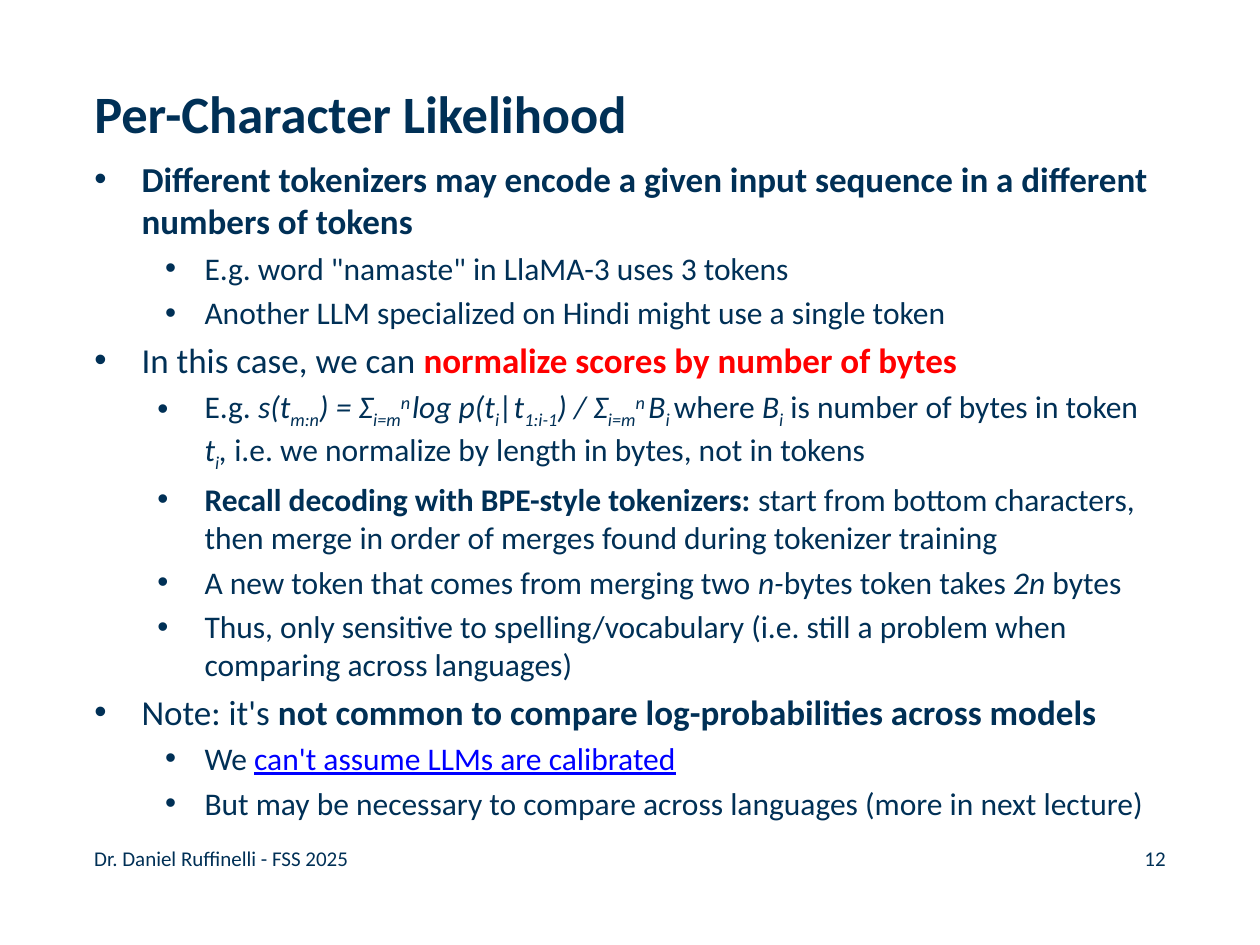
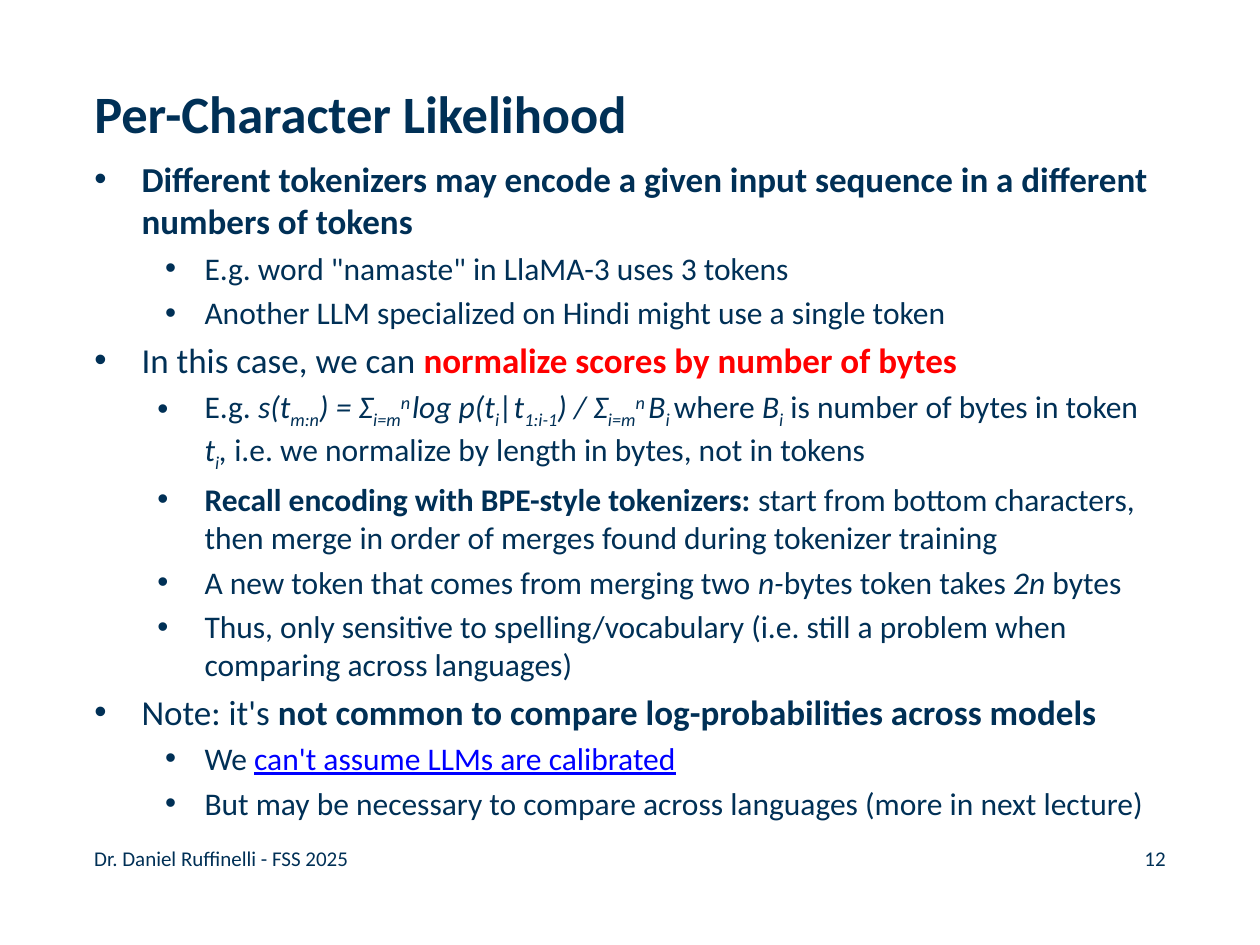
Before and after one commit to rufex2001/teaching_llms, a slide deck: slide 12 of lectures/08_nlp_applications/08_nlp_applications.pptx. Drawn at 1260x945 pixels with LibreOffice and Linux fonts; fonts in the diff are those of the drawing; background and template pictures are left out. Boxes give left, top, right and bottom in pixels: in the first picture for what was removed or moved away, otherwise in the second. Text is boxed around its words. In the diff, an @@ line names an element or a change of style, - is before the commit and + after.

Commit message:
fixed bug in slide 12 of nlp applications lecture

```diff
--- a/lectures/08_nlp_applications/08_nlp_applications.pptx
+++ b/lectures/08_nlp_applications/08_nlp_applications.pptx
@@ text at [205,489,1135,555]: text changed @@
-  • Recall decoding with BPE-style tokenizers: start from bottom characters, then merge in order of merges found during tokenizer training
+  • Recall encoding with BPE-style tokenizers: start from bottom characters, then merge in order of merges found during tokenizer training
```
Also in this commit, not shown: 1 other file.
